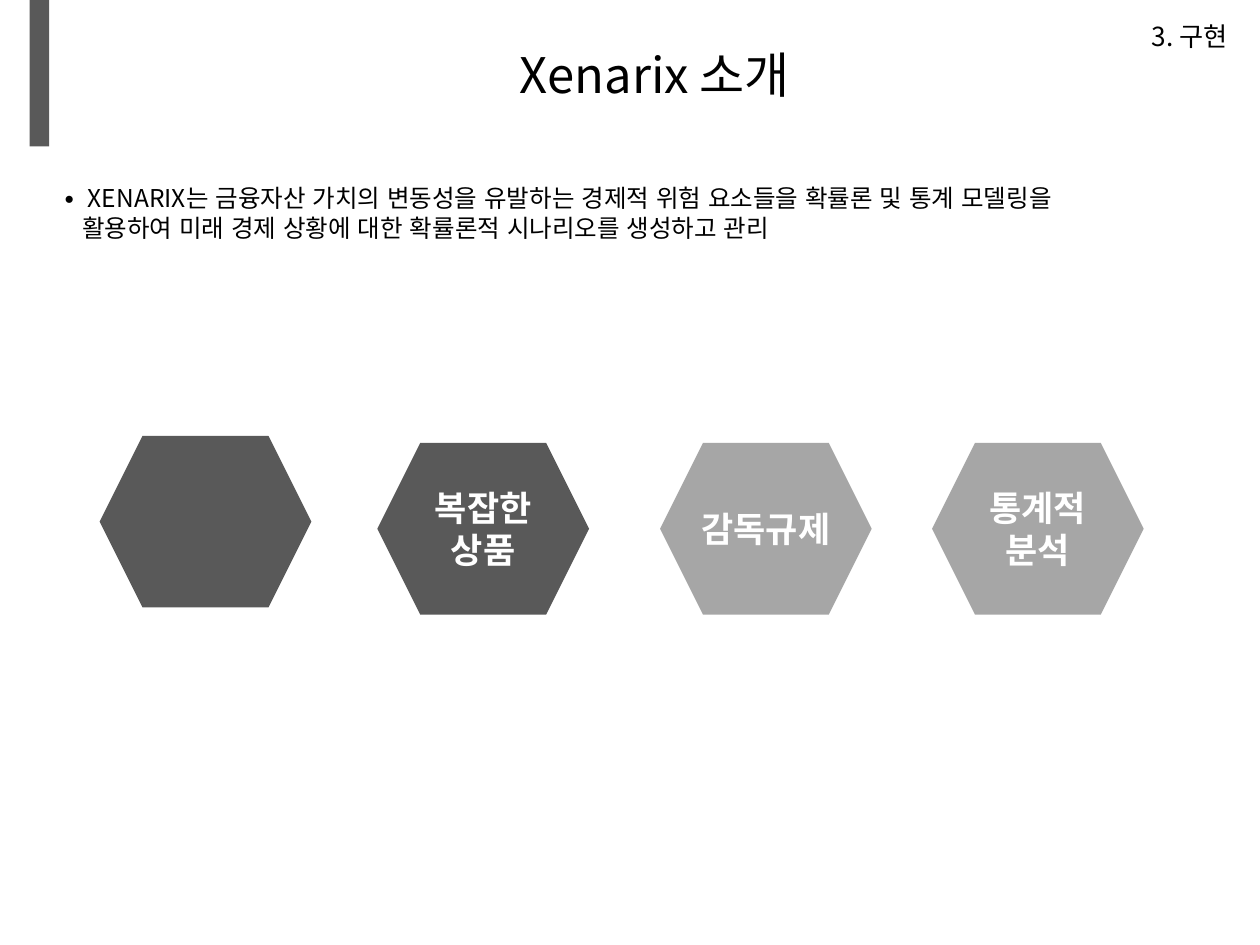
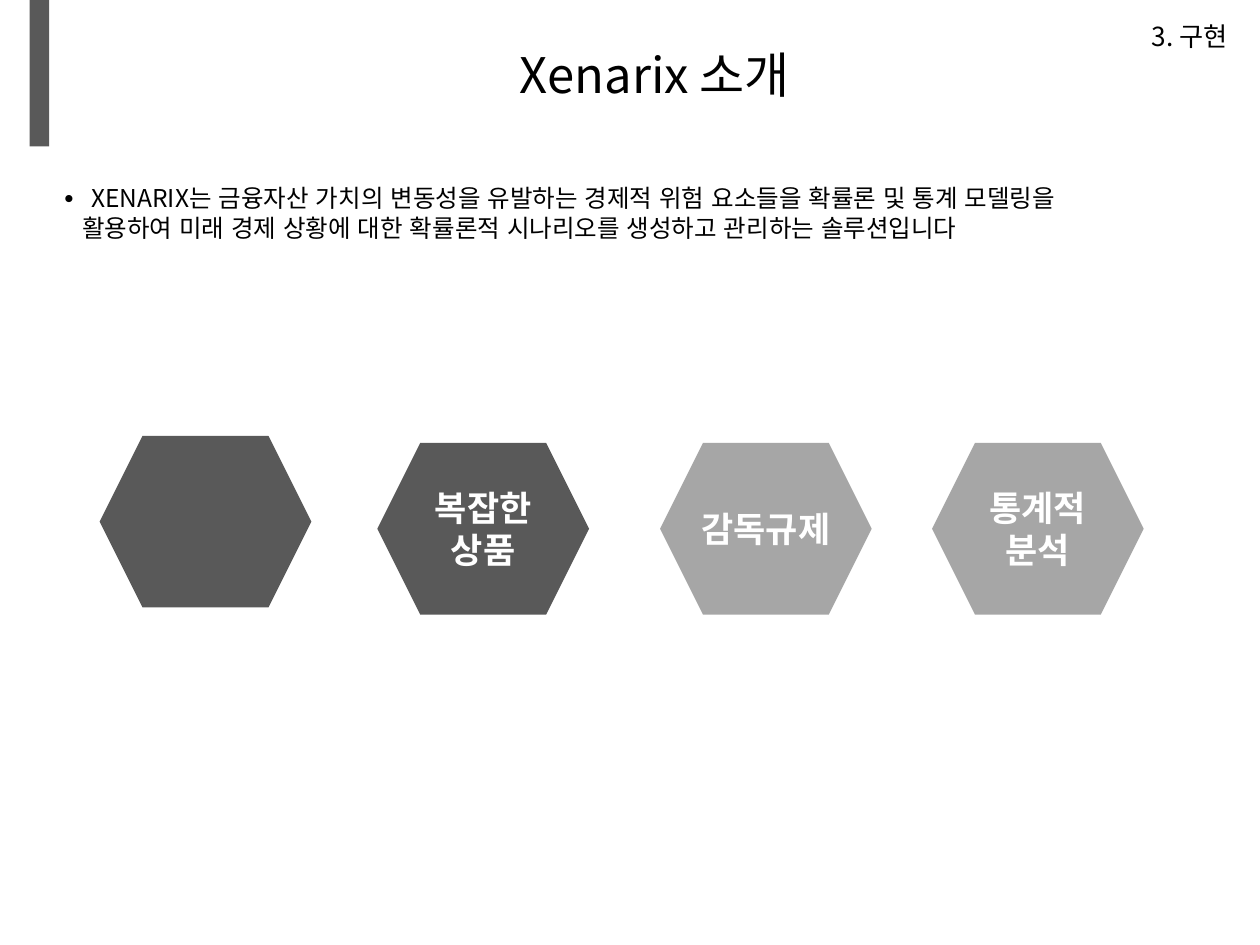
Before and after one commit to minikie/mxdocs, a slide deck: slide 34 of docs/ppt/test.pptm (slide 36 before the commit). Drawn at 1260x945 pixels with LibreOffice and Linux fonts; fonts in the diff are those of the drawing; background and template pictures are left out. Boxes give left, top, right and bottom in pixels: in the first picture for what was removed or moved away, otherwise in the second. Text is boxed around its words. In the diff, an @@ line names an element or a change of style, - is before the commit and + after.

```diff
--- a/docs/ppt/test.pptm
+++ b/docs/ppt/test.pptm
@@ text at (91,186,1055,209): font Noto Sans CJK KR to DejaVu Sans Mono in "∙" @@
@@ text at (82,216,956,239): text changed @@
-활용하여 미래 경제 상황에 대한 확률론적 시나리오를 생성하고 관리
+활용하여 미래 경제 상황에 대한 확률론적 시나리오를 생성하고 관리하는 솔루션입니다
```
Also in this commit, not shown: 34 other slides changed, 2 slides removed, 1 other file.
